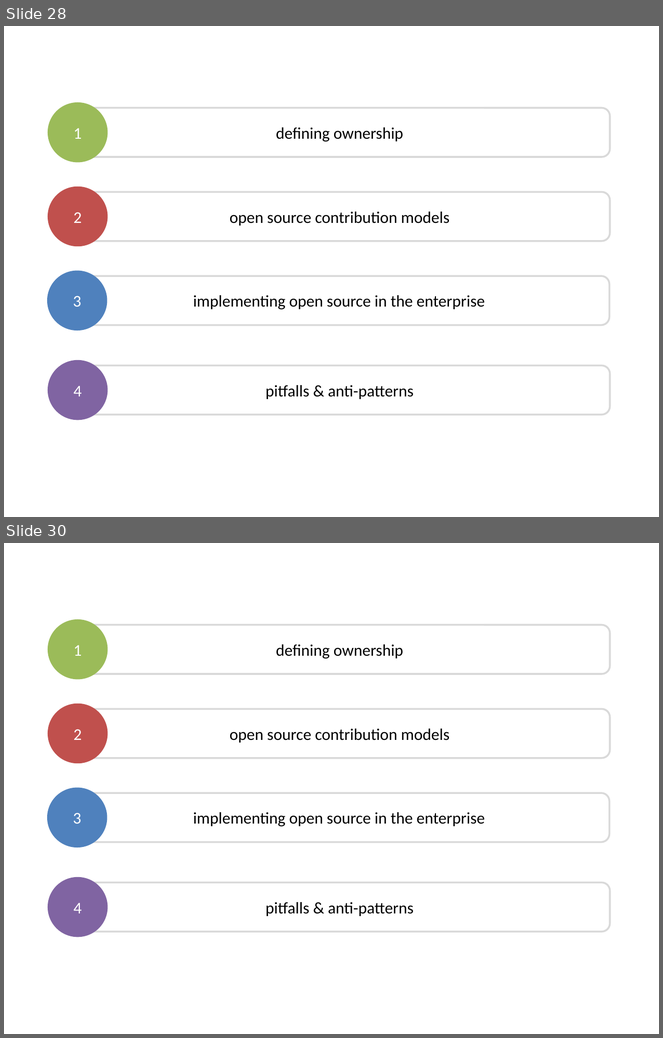
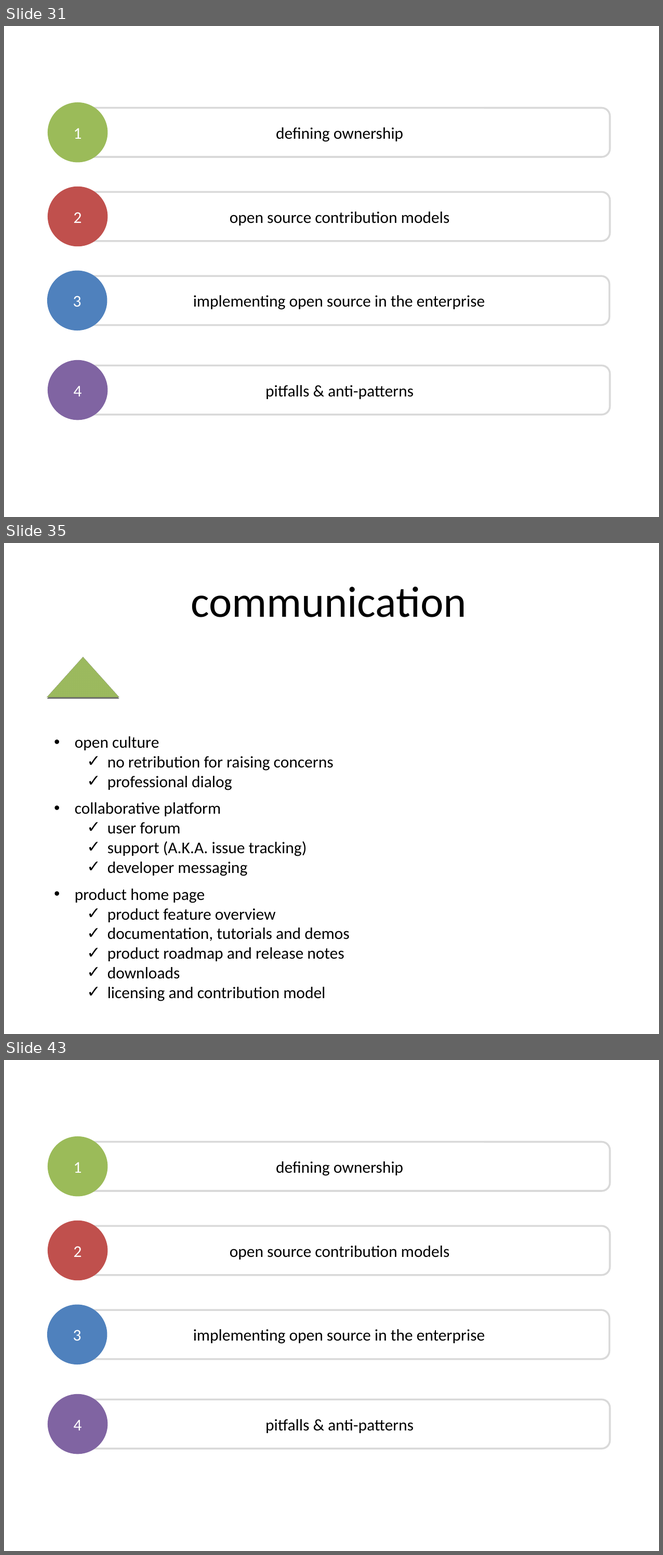
Before and after one commit to dsietz/open-source-model, a slide deck: Adopting the Open Source Model.pptx. Shown one above the other, each under a label of ours: slides 28 and 30 before the commit, slides 31, 35 and 43 after it; the slides between them are not shown. The pictures are 663x1038 and 663x1555 pixels, drawn with LibreOffice and Linux fonts; fonts in the diff are those of the drawing. Boxes give left, top, right and bottom in pixels: in the first picture for what was removed or moved away, otherwise in the second. Text is boxed around its words. In the diff, an @@ line names an element or a change of style, - is before the commit and + after.

```diff
--- a/Adopting the Open Source Model.pptx
+++ b/Adopting the Open Source Model.pptx
@@ slide 35 added at [4, 543, 659, 1034], background #FFFFFF @@
@@ text added at [191, 587, 466, 617], 48 pt, text #000000 @@
+communication
@@ triangle added at [48, 652, 118, 702], fill #9BBB59 @@
@@ text added at [75, 736, 334, 791], 18 pt, text #000000 @@
+• open culture
+  ✓ no retribution for raising concerns
+  ✓ professional dialog
@@ text added at [75, 802, 307, 876], 18 pt, text #000000 @@
+• collaborative platform
+  ✓ user forum
+  ✓ support (A.K.A. issue tracking)
+  ✓ developer messaging
@@ text added at [75, 889, 349, 1002], 18 pt, text #000000 @@
+• product home page
+  ✓ product feature overview
+  ✓ documentation, tutorials and demos
+  ✓ product roadmap and release notes
+  ✓ downloads
+  ✓ licensing and contribution model
@@ what was slide 28 is now slide 31 @@
@@ what was slide 30 is now slide 43 @@
```
Also in this commit, not shown: 5 slides changed, 13 other slides added, 1 slide removed.
